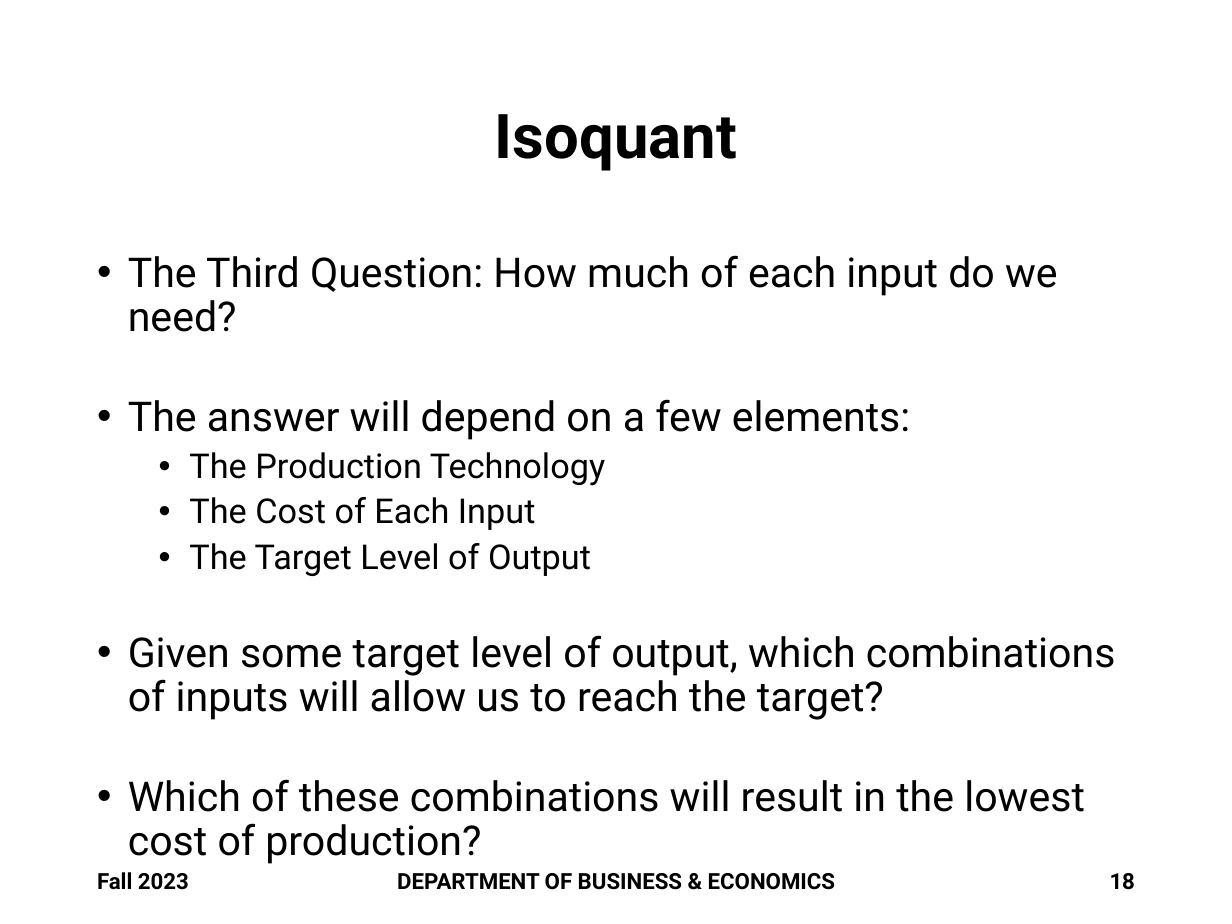
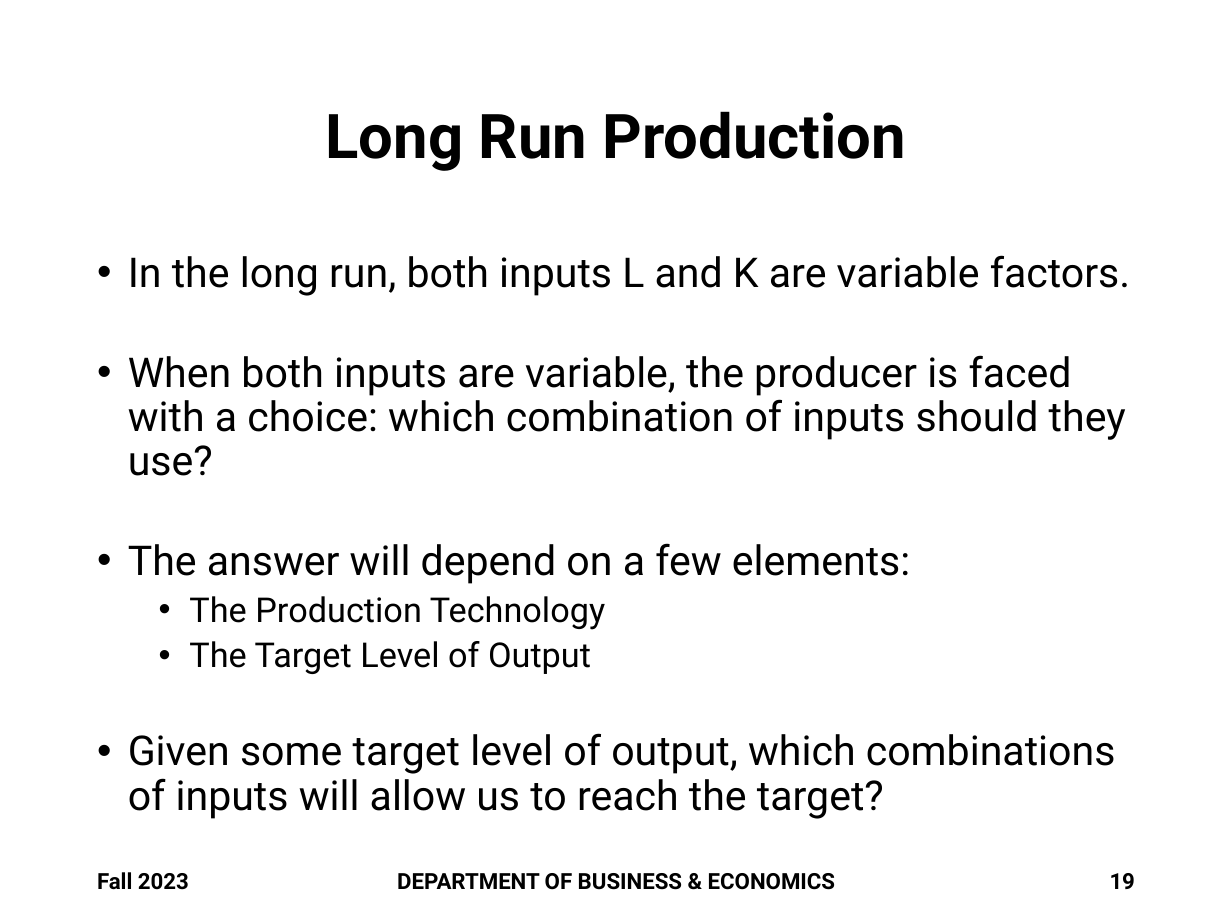
Before and after one commit to brianhwpark/brianhwpark.github.io, a slide deck: slide 19 of files/teaching-resources/monmouthcollege-econ-300/ECON300-LEC17.pptx (slide 18 before the commit). Drawn at 1232x924 pixels with LibreOffice and Linux fonts; fonts in the diff are those of the drawing; background and template pictures are left out. Boxes give left, top, right and bottom in pixels: in the first picture for what was removed or moved away, otherwise in the second. Text is boxed around its words. In the diff, an @@ line names an element or a change of style, - is before the commit and + after.

```diff
--- a/files/teaching-resources/monmouthcollege-econ-300/ECON300-LEC17.pptx
+++ b/files/teaching-resources/monmouthcollege-econ-300/ECON300-LEC17.pptx
@@ title at (x1=326, y1=111, x2=906, y2=171): text changed @@
-Isoquant
+Long Run Production
@@ text at (x1=128, y1=255, x2=1130, y2=476): text changed @@
-• The Third Question: How much of each input do we need?
+• In the long run, both inputs L and K are variable factors.
+• When both inputs are variable, the producer is faced with a choice: which combination of inputs should they use?
@@ text at (x1=189, y1=497, x2=536, y2=530): paragraph removed @@
-  • The Cost of Each Input
@@ text at (x1=128, y1=779, x2=1085, y2=812): paragraph removed @@
-• Which of these combinations will result in the lowest cost of production?
@@ page number at (x1=1110, y1=873, x2=1135, y2=889): text changed @@
-18
+19
```
Also in this commit, not shown: 7 other slides changed, 2 slides added, 3 other files.
